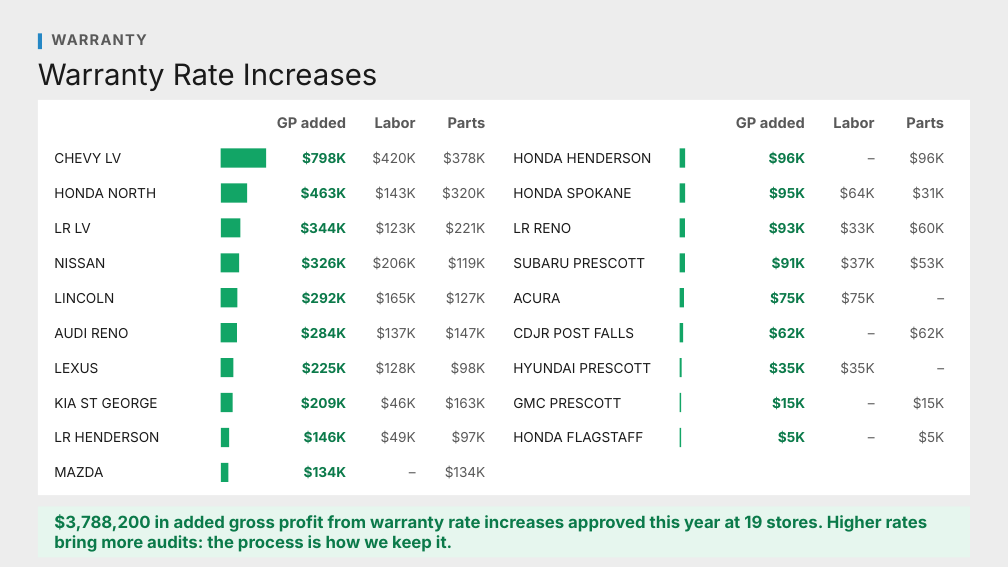
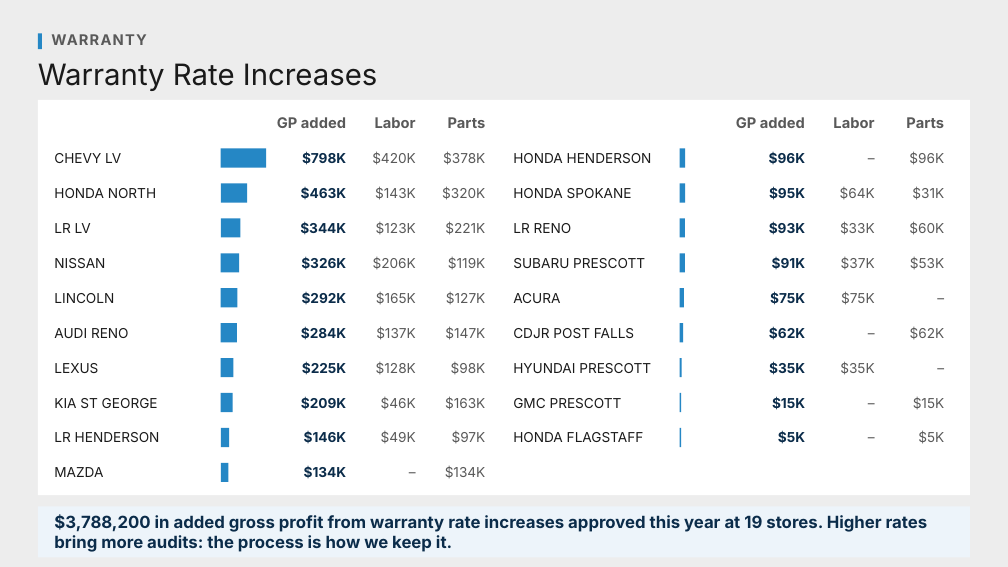
Before and after one commit to Ndresner/Noah, a slide deck: slide 138 of day2-deck/decks/Fixed Ops - Day 2 Example Test Deck.pptx. Drawn at 1008x567 pixels with LibreOffice and Linux fonts; fonts in the diff are those of the drawing. Boxes give left, top, right and bottom in pixels: in the first picture for what was removed or moved away, otherwise in the second. Text is boxed around its words. In the diff, an @@ line names an element or a change of style, - is before the commit and + after.

```diff
--- a/day2-deck/decks/Fixed Ops - Day 2 Example Test Deck.pptx
+++ b/day2-deck/decks/Fixed Ops - Day 2 Example Test Deck.pptx
@@ fill #12A566 to #2587C5 in 19 elements at bbox=[221, 148, 266, 167], bbox=[221, 184, 247, 203], bbox=[221, 219, 240, 237], bbox=[221, 253, 239, 272], bbox=[221, 288, 237, 307], bbox=[221, 323, 237, 342], bbox=[221, 358, 234, 377], bbox=[221, 393, 233, 412], bbox=[221, 428, 229, 447], bbox=[221, 463, 228, 482], bbox=[680, 148, 685, 167], bbox=[680, 184, 685, 203], bbox=[680, 219, 685, 237], bbox=[680, 253, 685, 272], bbox=[680, 288, 684, 307], bbox=[680, 323, 684, 342], bbox=[680, 358, 682, 377], bbox=[680, 393, 681, 412], bbox=[680, 428, 681, 447] @@
@@ rectangle at bbox=[38, 507, 970, 557]: fill #E6F6EE to #EDF4FA @@
@@ text colour #0B7A4A to #0B2C4A in 20 elements at bbox=[302, 151, 346, 165], bbox=[301, 187, 347, 199], bbox=[300, 221, 346, 235], bbox=[301, 256, 346, 270], bbox=[302, 292, 347, 304], bbox=[301, 326, 346, 340], bbox=[302, 361, 346, 375], bbox=[301, 396, 346, 410], bbox=[304, 431, 347, 443], bbox=[304, 466, 347, 478], bbox=[769, 152, 805, 164], bbox=[769, 186, 805, 200], bbox=[769, 221, 805, 235], bbox=[772, 257, 805, 269], bbox=[770, 291, 805, 305], bbox=[769, 326, 805, 340], bbox=[769, 361, 805, 375], bbox=[772, 396, 805, 410], bbox=[778, 431, 805, 444], bbox=[54, 514, 928, 552] @@
```
Also in this commit, not shown: 6 other slides changed, 8 other files.
